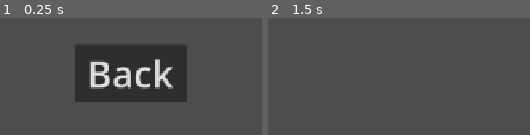
Above: before the commit, frames 1-2 (left to right).
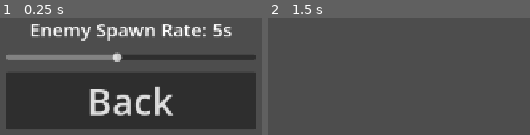
Above: after the commit, the same moments.

Repository: piotrrusak/coldcurve-vancouver
Game: Godot game, scene res://scenes/options/options.tscn
The game is run twice, just before and just after one commit, with the same random seed, the same clock (stepped at 60 frames per second) and the same inputs. This scene is started directly instead of the project's main scene.
Inputs (mouse positions are in pixels of both pictures, inside the frame that each line leads up to):
- Up to frame 1 (0.25 s): no input
- Up to frame 2 (1.5 s): click "Back" at 0.5 s; tap Enter at 1.25 s; move the mouse to (outside the picture) at 1.27 s; hold D (move_right) from 1.28 s (still down)

The runs differ from the first frame. In frame 1, 53% of the frame differs, in the area x 2-98%, y 5-95%; in frame 2, nothing differs.

Commit message:
Spawn rate

Diff:
--- a/project.godot
+++ b/project.godot
@@ -64,6 +64,10 @@
 ]
 }
 
+[autoload]
+
+GameSettings="*res://scripts/game_settings.gd"
+
 [physics]
 
 3d/physics_engine="Jolt Physics"
--- a/scenes/options/options.tscn
+++ b/scenes/options/options.tscn
@@ -6,19 +6,35 @@
 layer = 2
 script = ExtResource("1")
 
-[node name="BackButton" type="Button" parent="." unique_id=202020202]
+[node name="Container" type="VBoxContainer" parent="."]
 anchors_preset = 8
 anchor_left = 0.5
 anchor_top = 0.5
 anchor_right = 0.5
 anchor_bottom = 0.5
-offset_left = -90.0
-offset_top = -45.0
-offset_right = 90.0
-offset_bottom = 45.0
+offset_left = -200.0
+offset_top = -120.0
+offset_right = 200.0
+offset_bottom = 120.0
 grow_horizontal = 2
 grow_vertical = 2
+alignment = 1
+
+[node name="SpawnRateLabel" type="Label" parent="Container"]
+theme_override_font_sizes/font_size = 30
+text = "Enemy Spawn Rate: 5s"
+horizontal_alignment = 1
+
+[node name="SpawnRateSlider" type="HSlider" parent="Container"]
+custom_minimum_size = Vector2(400, 40)
+min_value = 1.0
+max_value = 10.0
+step = 1.0
+value = 5.0
+
+[node name="BackButton" type="Button" parent="Container"]
 theme_override_font_sizes/font_size = 60
 text = "Back"
 
-[connection signal="pressed" from="BackButton" to="." method="_on_back_button_pressed"]
+[connection signal="value_changed" from="Container/SpawnRateSlider" to="." method="_on_spawn_rate_slider_value_changed"]
+[connection signal="pressed" from="Container/BackButton" to="." method="_on_back_button_pressed"]
--- /dev/null
+++ b/scripts/game_settings.gd
@@ -0,0 +1,3 @@
+extends Node
+
+var enemy_spawn_rate: float = 5.0
--- a/scripts/main.gd
+++ b/scripts/main.gd
@@ -13,6 +13,7 @@
 	score = 0
 	$Player.start($StartPosition.position)
 	$HUD.update_score(score)
+	$EnemyTimer.wait_time = GameSettings.enemy_spawn_rate
 
 func _on_enemy_timer_timeout():
 	var enemy = enemy_scene.instantiate()
--- a/scripts/options/options.gd
+++ b/scripts/options/options.gd
@@ -1,6 +1,23 @@
 extends CanvasLayer
 
 signal back
+signal spawn_rate_changed(seconds: float)
+
+var spawn_rate: float = 5.0
+
+func _ready():
+	spawn_rate = GameSettings.enemy_spawn_rate
+	$Container/SpawnRateSlider.value = spawn_rate
+	_update_label(spawn_rate)
+
+func _on_spawn_rate_slider_value_changed(value: float):
+	spawn_rate = value
+	GameSettings.enemy_spawn_rate = value
+	_update_label(value)
+	spawn_rate_changed.emit(value)
+
+func _update_label(value: float):
+	$Container/SpawnRateLabel.text = "Enemy Spawn Rate: %ds" % int(value)
 
 func _on_back_button_pressed():
 	back.emit()
Not shown, added: scripts/game_settings.gd.uid
